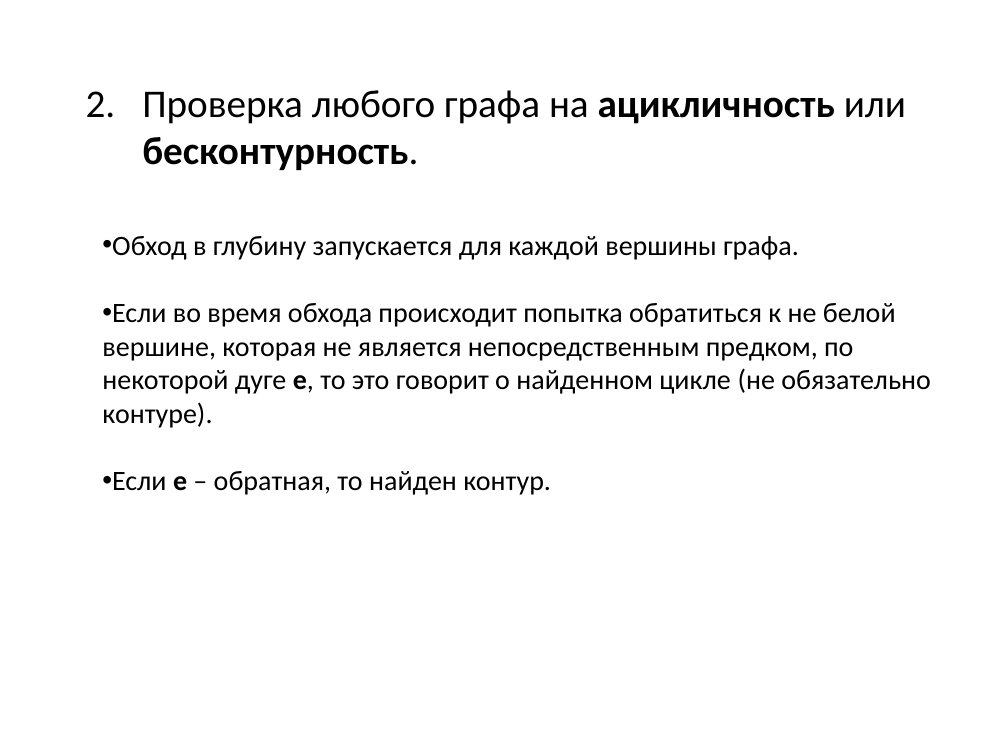
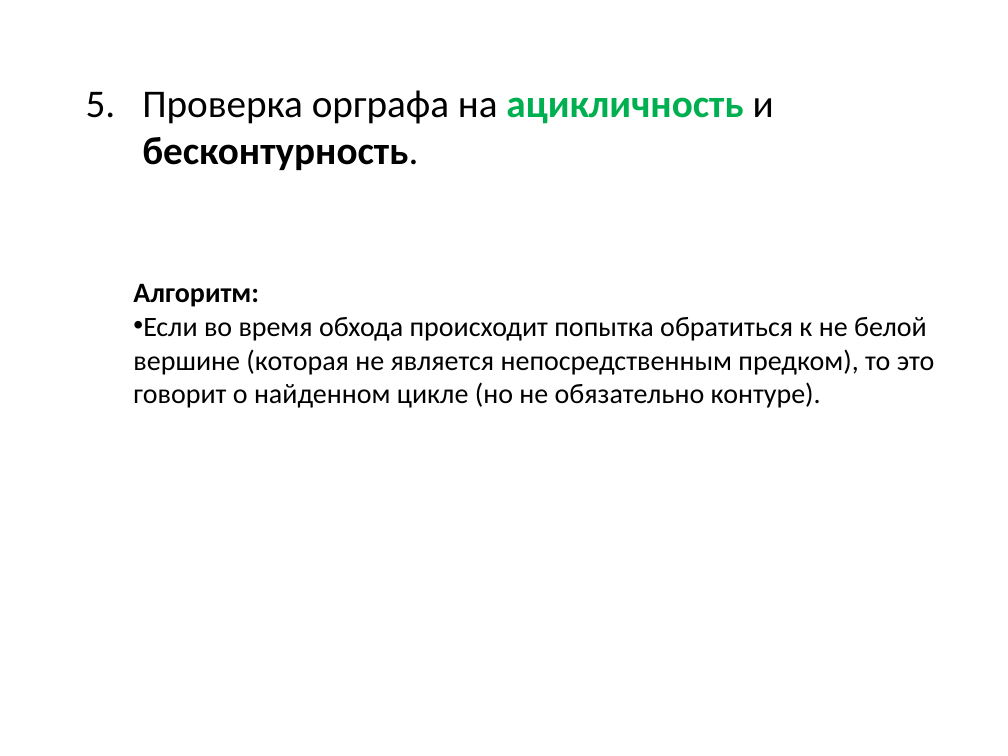
Before and after one commit to SteinbergOB/ANG, a slide deck: slide 55 of Презентации/Лекция 1.pptx (slide 57 before the commit). Drawn at 1008x756 pixels with LibreOffice and Linux fonts; fonts in the diff are those of the drawing. Boxes give left, top, right and bottom in pixels: in the first picture for what was removed or moved away, otherwise in the second. Text is boxed around its words. In the diff, an @@ line names an element or a change of style, - is before the commit and + after.

```diff
--- a/Презентации/Лекция 1.pptx
+++ b/Презентации/Лекция 1.pptx
@@ text at (142, 90, 774, 170): text changed @@
-2. Проверка любого графа на ацикличность или бесконтурность.
+5. Проверка орграфа на ацикличность и бесконтурность.
@@ text at (133, 283, 935, 408): text changed @@
-• Обход в глубину запускается для каждой вершины графа.
-• Если во время обхода происходит попытка обратиться к не белой вершине, которая не является непосредственным предком, по некоторой дуге e, то это говорит о найденном цикле (не обязательно контуре).
-• Если e – обратная, то найден контур.
+Алгоритм:
+• Если во время обхода происходит попытка обратиться к не белой вершине (которая не является непосредственным предком), то это говорит о найденном цикле (но не обязательно контуре).
```
Also in this commit, not shown: 41 other slides changed, 24 slides added, 12 slides removed, 4 other files.
